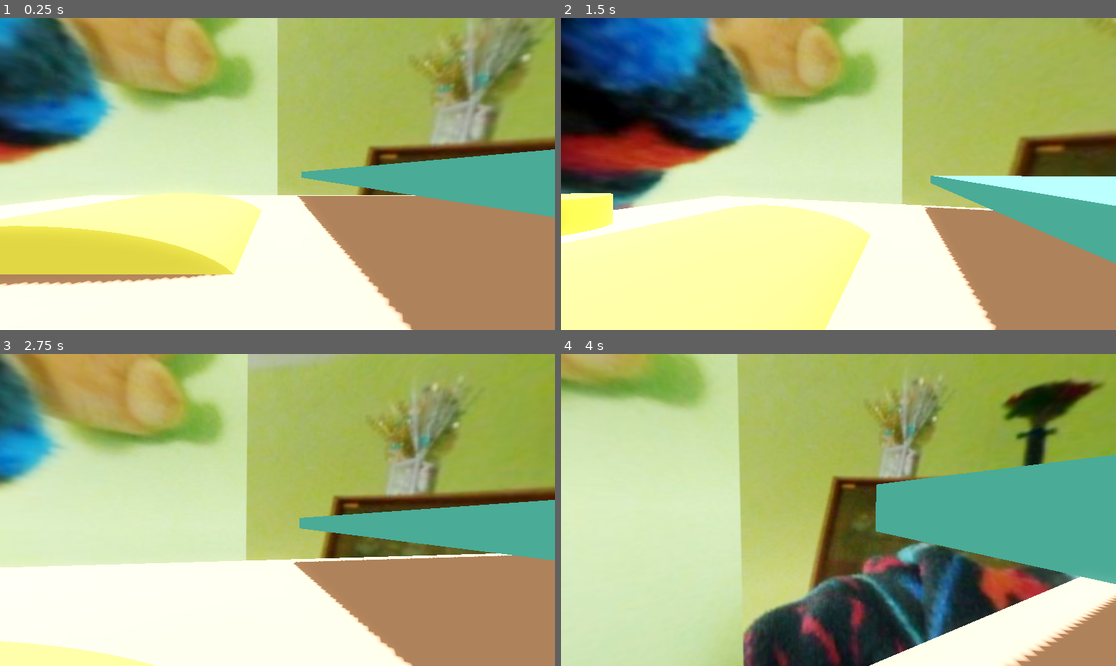
Above: before the commit, frames 1-4 (two rows, left to right).
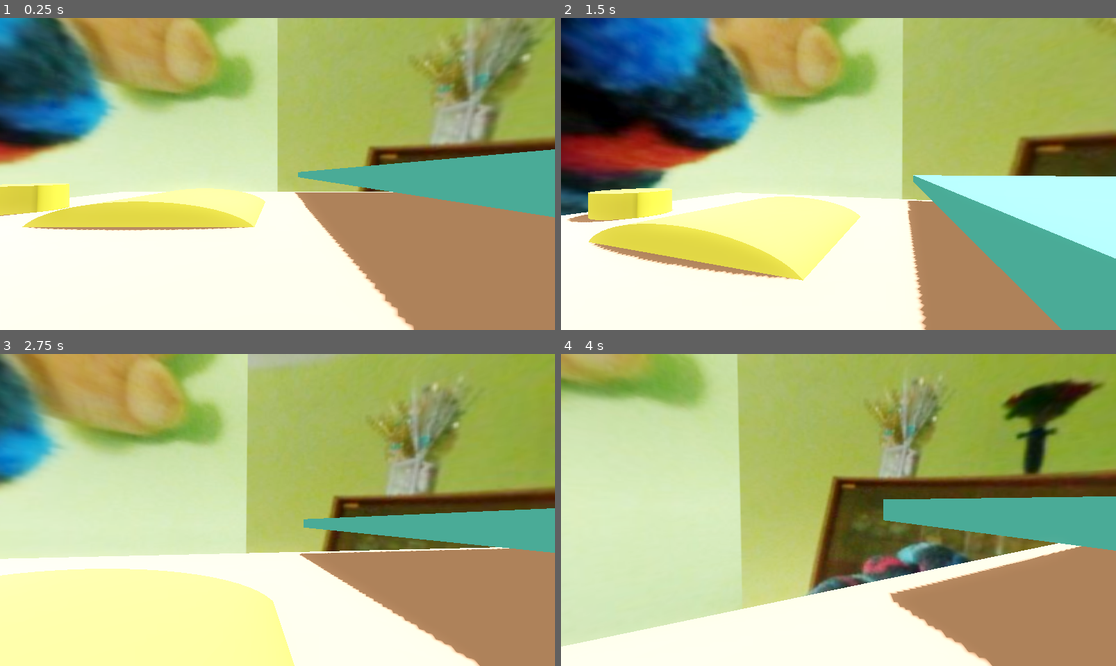
Above: after the commit, the same moments.

Repository: bondo-codeo/third-person-game
Game: Godot game, scene res://world scenes/world.tscn
The game is run twice, just before and just after one commit, with the same random seed, the same clock (stepped at 60 frames per second) and the same inputs.
Inputs (mouse positions are in pixels of both pictures, inside the frame that each line leads up to):
- Up to frame 1 (0.25 s): no input
- Up to frame 2 (1.5 s): tap Enter at 0.5 s; move the mouse to (866, 174) at 0.52 s; hold Ctrl (crouch) 0.53-1.28 s; hold W (forward) from 0.53 s (still down); tap Space (jump) at 0.77 s; tap Shift (run) at 0.8, 1.35 s; move the mouse to (810, 174) at 1.27 s
- Up to frame 3 (2.75 s): keep holding W (forward); tap Space (jump) at 1.52 s; tap Q (slide) at 1.55, 2.1 s; move the mouse to (288, 503) at 2.02 s; hold Ctrl (crouch) from 2.03 s (still down)
- Up to frame 4 (4 s): keep holding W (forward); move the mouse to (832, 516) at 2.77 s; release Ctrl (crouch) at 2.78 s; tap Ctrl (crouch) at 2.85 s; tap Space (jump) at 3.02, 3.77 s; tap Shift (run) at 3.05 s; move the mouse to (877, 513) at 3.52 s; hold Shift (run) from 3.53 s (still down); tap Q (slide) at 3.8 s

The runs differ from the first frame. In frame 1, 13% of the frame differs, in the area x 0-75%, y 49-100%; in frame 2, 32%, in the area x 0-100%, y 50-100%; in frame 3, 20%; in frame 4, 27%.

Commit message:
moved crouchCheck because it broke stuff, also need to fix things
todo fix:
in statemanager i can't fucking get it to detect OR statement and its infuriating, i need help

Diff:
--- a/player assets/character.tscn
+++ b/player assets/character.tscn
@@ -26,10 +26,11 @@
 transform = Transform3D(1, 0, 0, 0, 1, 0, 0, 0, 1, 0, 0.5, 0)
 
 [node name="Camera3D" type="Camera3D" parent="head"]
+transform = Transform3D(1, 0, 0, 0, 1, 0, 0, 0, 1, 0, 0, 2.67381)
 
 [node name="stateManager" type="Node" parent="."]
 script = ExtResource("3_nsn5b")
 
-[node name="crouchCheck" type="RayCast3D" parent="stateManager"]
-transform = Transform3D(1, 0, 0, 0, 1, 0, 0, 0, 1, 0, 1.2, 0)
+[node name="crouchCheck" type="RayCast3D" parent="."]
+transform = Transform3D(1, 0, 0, 0, 1, 0, 0, 0, 1, 0, 0.2, 0)
 target_position = Vector3(0, 0.8, 0)
--- a/playerStateMachine/stateManager.gd
+++ b/playerStateMachine/stateManager.gd
@@ -2,8 +2,9 @@
 
 enum groundStates {idle, walking, running, crouching, sliding, slideSwitch}
 enum airStates {onGround, jumping, falling}
+@onready var crouchCast = $"../crouchCheck"
 
-@onready var crouchCast = $crouchCheck
+
 
 var state = groundStates.idle
 
@@ -24,16 +25,15 @@
 func idle():
 	if Input.is_action_pressed("crouch") and not state == groundStates.sliding:
 		changeState(groundStates.crouching)
-	elif Input.is_action_pressed("forward"):
+	elif Input.is_action_pressed("forward") and not state == groundStates.sliding:
 		changeState(groundStates.walking)
 func walking():
 	if Input.is_action_pressed("crouch") and not state == groundStates.sliding:
 		changeState(groundStates.crouching)
 	elif Input.is_action_pressed("run") and not Input.is_action_pressed("crouch") and not state == groundStates.sliding and not state==groundStates.idle:
 		changeState(groundStates.running)
-	elif not Input.is_action_pressed("forward"):
-		if not state == groundStates.sliding:
-			changeState(groundStates.idle)
+	elif not Input.is_action_pressed("forward") and not state == groundStates.sliding:
+		changeState(groundStates.idle)
 
 func running():
 	if Input.is_action_pressed("crouch") and not state == groundStates.sliding:
